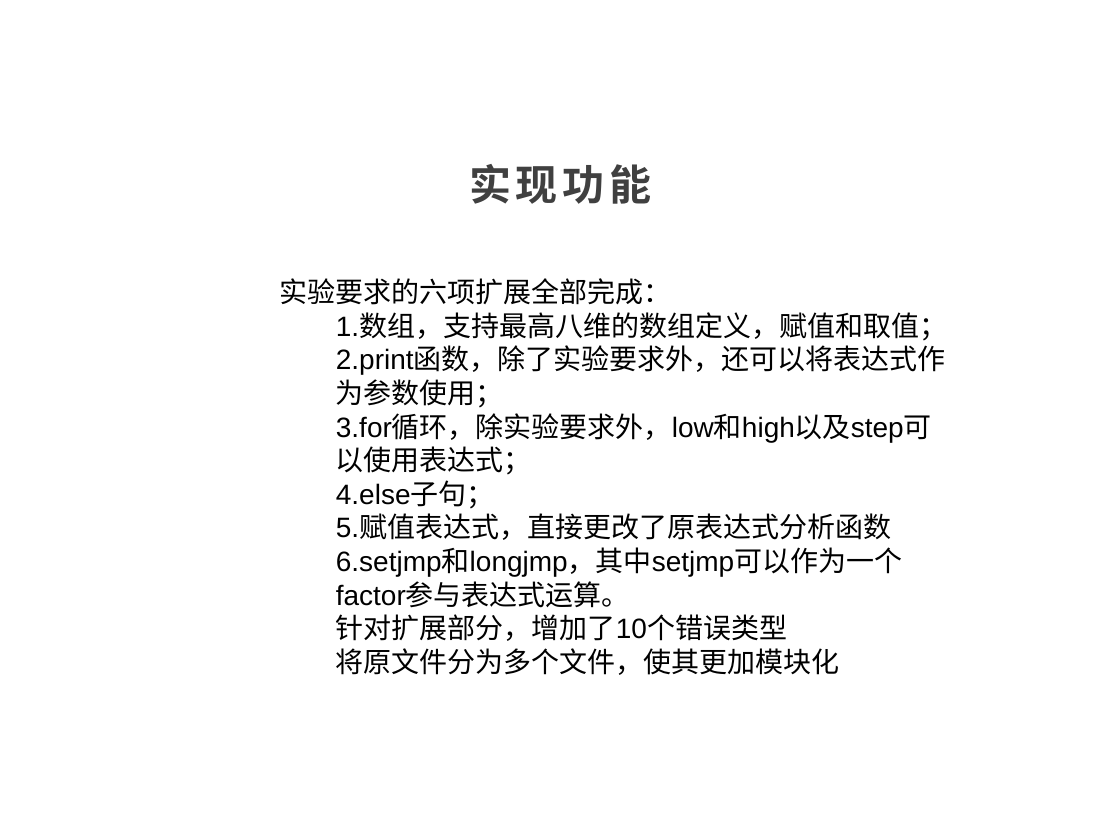
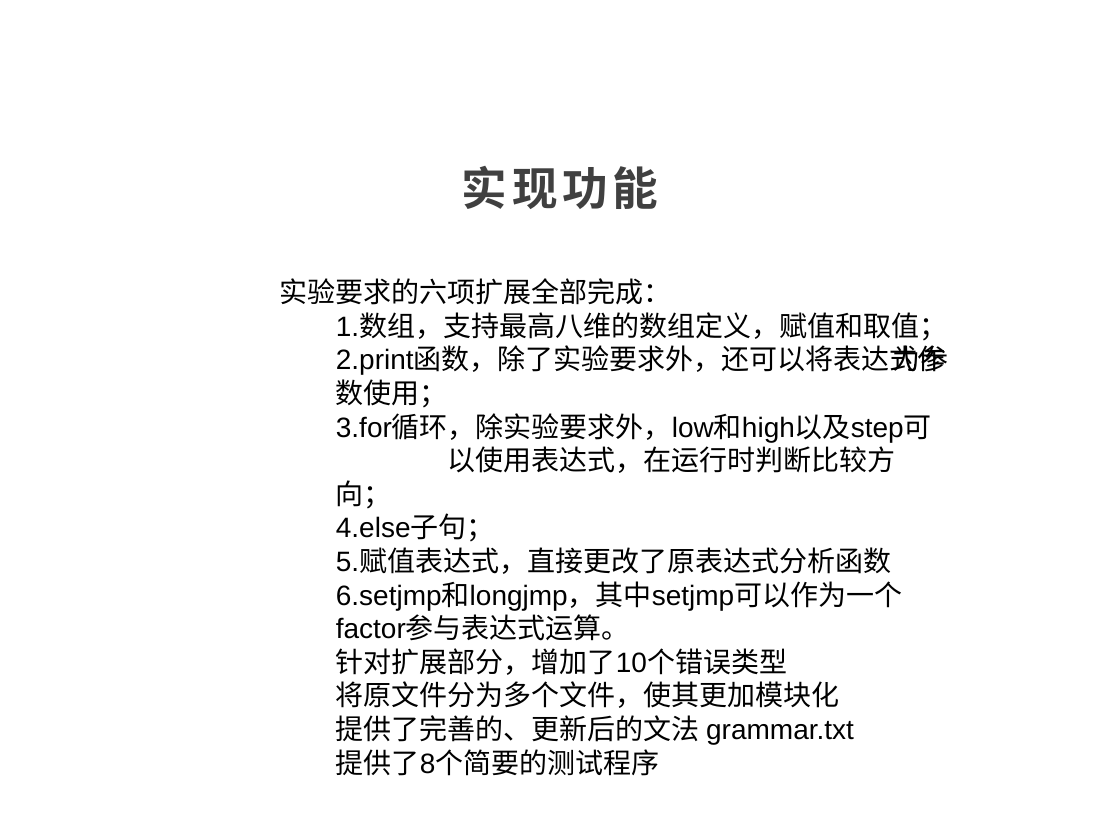
Before and after one commit to Camorgx/PL0, a slide deck: slide 3 of 汇报总结.pptx. Drawn at 1120x840 pixels with LibreOffice and Linux fonts; fonts in the diff are those of the drawing; background and template pictures are left out. Boxes give left, top, right and bottom in pixels: in the first picture for what was removed or moved away, otherwise in the second. Text is boxed around its words. In the diff, an @@ line names an element or a change of style, - is before the commit and + after.

```diff
--- a/汇报总结.pptx
+++ b/汇报总结.pptx
@@ text "实现功能" at (462, 166, 658, 209): size 27 to 29.2 pt; line spacing 1.2 to 1.3 @@
@@ text at (336, 345, 949, 509): text changed @@
-  2.print函数，除了实验要求外，还可以将表达式作为参数使用；
-  3.for循环，除实验要求外，low和high以及step可以使用表达式；
+  2.print函数，除了实验要求外，还可以将表达式作 为参数使用；
+  3.for循环，除实验要求外，low和high以及step可 以使用表达式，在运行时判断比较方向；
@@ text at (336, 583, 902, 641): spaces changed @@
-  6.setjmp和longjmp，其中setjmp可以作为一个factor参与表达式运算。
+  6.setjmp和longjmp，其中setjmp可以作为一个 factor参与表达式运算。
@@ text at (336, 715, 854, 776): paragraphs added @@
+提供了完善的、更新后的文法 grammar.txt
+提供了8个简要的测试程序
```
Also in this commit, not shown: 4 other slides changed, 1 slide added, 1 other file.
